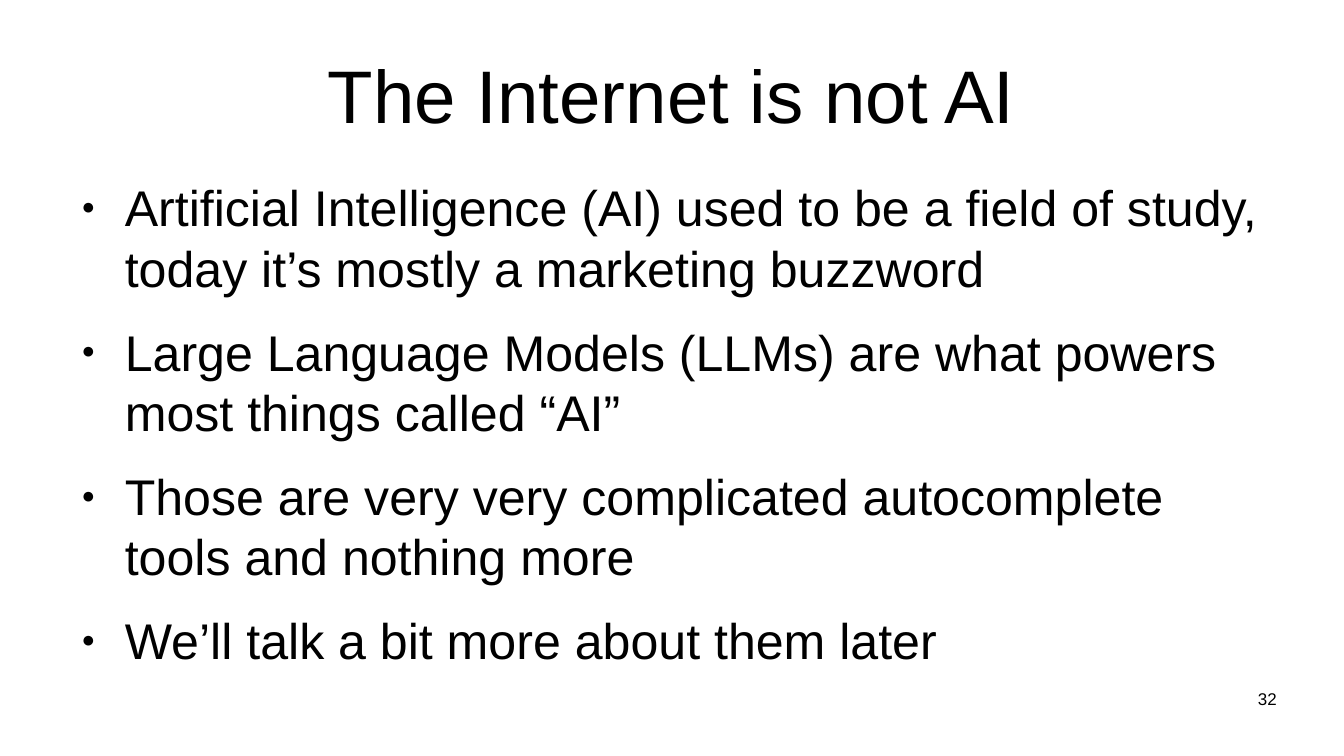
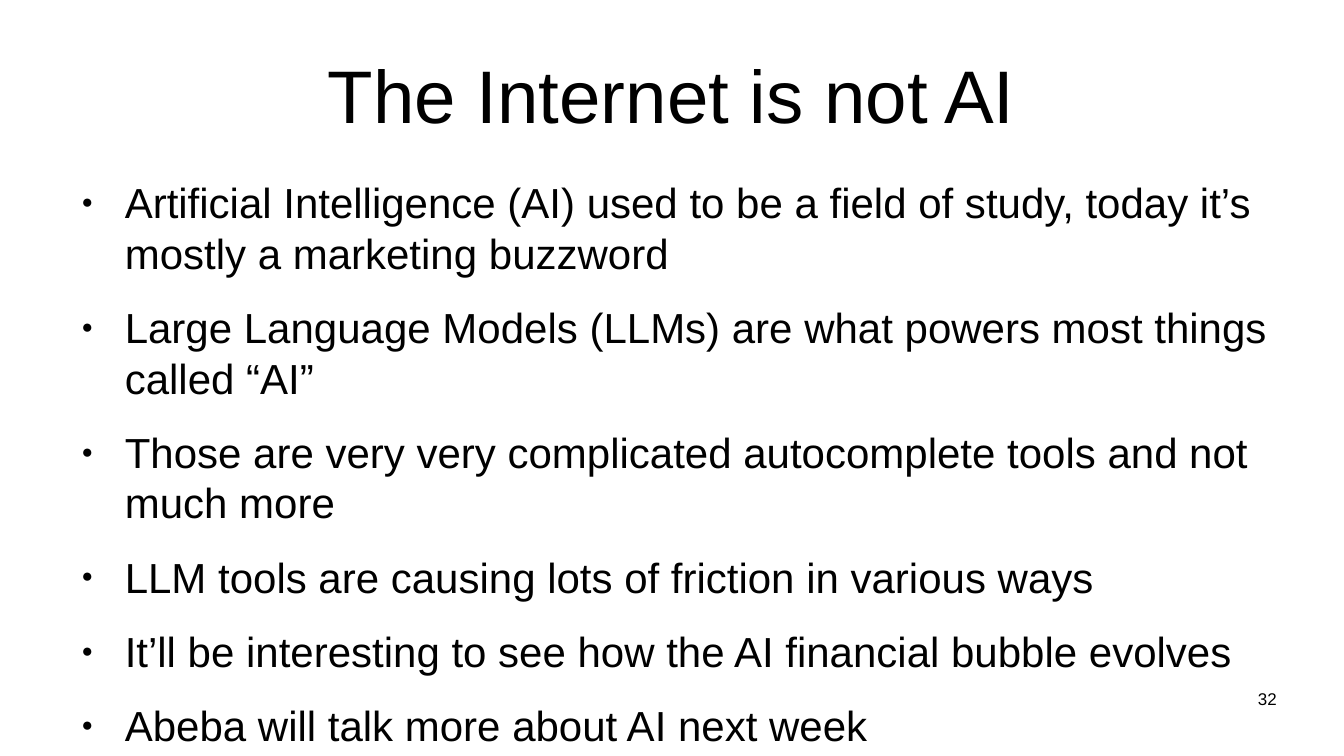
Before and after one commit to sftcd/witidtm, a slide deck: slide 32 of lectures/2026-2027/100-intro.odp. Drawn at 1344x756 pixels with LibreOffice and Linux fonts; fonts in the diff are those of the drawing. Boxes give left, top, right and bottom in pixels: in the first picture for what was removed or moved away, otherwise in the second. Text is boxed around its words. In the diff, an @@ line names an element or a change of style, - is before the commit and + after.

```diff
--- a/lectures/2026-2027/100-intro.odp
+++ b/lectures/2026-2027/100-intro.odp
@@ text at (125, 187, 1266, 395): size 29.6 to 24.8 pt in "Artificial Intelligence (AI) used to be a ...", "Large Language Models (LLMs) are what powers ..." @@
@@ text at (125, 437, 1247, 742): text changed; size 29.6 to 24.8 pt @@
-● Those are very very complicated autocomplete tools and nothing more
-● We’ll talk a bit more about them later
+● Those are very very complicated autocomplete tools and not much more
+● LLM tools are causing lots of friction in various ways
+● It’ll be interesting to see how the AI financial bubble evolves
+● Abeba will talk more about AI next week
```
Also in this commit, not shown: 15 other slides changed, 3 slides removed, 3 other files.
